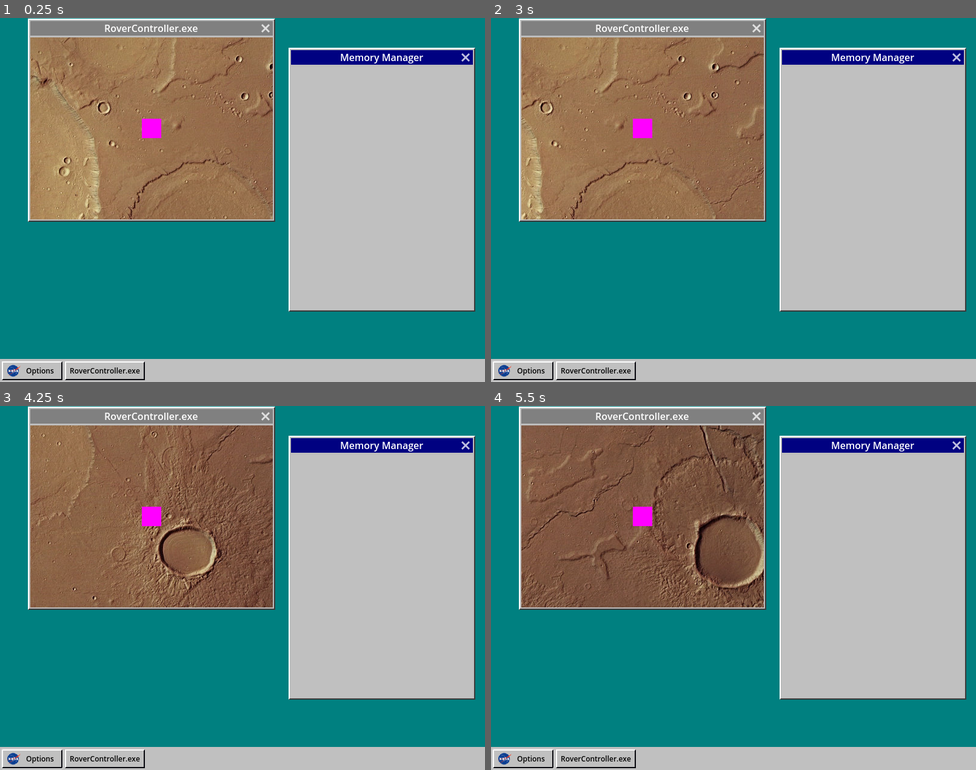
Above: before the commit, frames 1-4 (two rows, left to right).
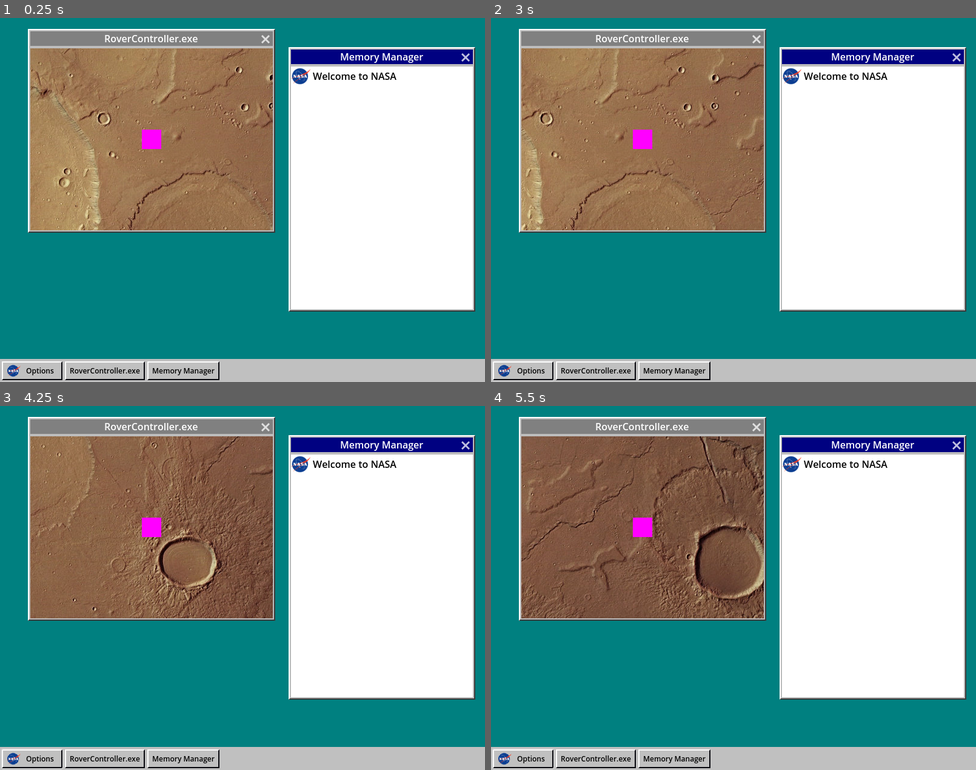
Above: after the commit, the same moments.

Repository: jerrutledge/Mars-Roverflow
Game: Godot game, scene res://scenes/Desktop.tscn
The game is run twice, just before and just after one commit, with the same random seed, the same clock (stepped at 60 frames per second) and the same inputs.
Inputs (mouse positions are in pixels of both pictures, inside the frame that each line leads up to):
- Up to frame 1 (0.25 s): no input
- Up to frame 2 (3 s): click "RoverController.exe" at 0.5 s; click (675, 371) at 1.25 s, where only the run after the commit has a clickable "Memory Manager"; click "Options" at 2 s; hold D (rover_right) from 2.78 s (still down)
- Up to frame 3 (4.25 s): release D (rover_right) at 3.53 s; hold S (rover_down) from 3.53 s (still down)
- Up to frame 4 (5.5 s): release S (rover_down) at 4.28 s; hold D (rover_right) 4.28-5.03 s; hold W (rover_up) from 5.03 s (still down)

The runs differ from the first frame. In frame 1, 34% of the frame differs, in the area x 5-98%, y 0-100%; in frame 2, 34%; in frame 3, 36%; in frame 4, 36%.

Commit message:
Add memory manager scene

Diff:
--- a/resources/theme.tres
+++ b/resources/theme.tres
@@ -24,7 +24,7 @@
 Window/constants/close_h_offset = 20
 Window/constants/close_v_offset = 23
 Window/constants/resize_margin = 4
-Window/constants/title_height = 32
+Window/constants/title_height = 33
 Window/font_sizes/title_font_size = 16
 Window/styles/embedded_border = ExtResource("2_g2pud")
 Window/styles/embedded_unfocused_border = ExtResource("3_a3yvm")
--- a/resources/window_focused_box_texture.tres
+++ b/resources/window_focused_box_texture.tres
@@ -1,14 +1,14 @@
 [gd_resource type="StyleBoxTexture" load_steps=2 format=3 uid="uid://bjucq5pd47bal"]
 
-[ext_resource type="Texture2D" uid="uid://dx1rodqmv5cuy" path="res://assets/windows95_window_focused.png" id="1_iiu5n"]
+[ext_resource type="Texture2D" uid="uid://dx1rodqmv5cuy" path="res://assets/windows95_window_focused.png" id="1_mbl0q"]
 
 [resource]
-texture = ExtResource("1_iiu5n")
+texture = ExtResource("1_mbl0q")
 texture_margin_left = 5.0
-texture_margin_top = 31.0
+texture_margin_top = 32.0
 texture_margin_right = 5.0
 texture_margin_bottom = 4.0
 expand_margin_left = 4.0
-expand_margin_top = 31.0
+expand_margin_top = 32.0
 expand_margin_right = 4.0
 expand_margin_bottom = 4.0
--- a/resources/window_unfocused_box_texture.tres
+++ b/resources/window_unfocused_box_texture.tres
@@ -1,14 +1,14 @@
 [gd_resource type="StyleBoxTexture" load_steps=2 format=3 uid="uid://b0a0dcd2pwn56"]
 
-[ext_resource type="Texture2D" uid="uid://catgygolvux34" path="res://assets/windows95_window_unfocused.png" id="1_t04s8"]
+[ext_resource type="Texture2D" uid="uid://catgygolvux34" path="res://assets/windows95_window_unfocused.png" id="1_g658w"]
 
 [resource]
-texture = ExtResource("1_t04s8")
+texture = ExtResource("1_g658w")
 texture_margin_left = 5.0
-texture_margin_top = 31.0
+texture_margin_top = 32.0
 texture_margin_right = 5.0
 texture_margin_bottom = 4.0
 expand_margin_left = 4.0
-expand_margin_top = 31.0
+expand_margin_top = 32.0
 expand_margin_right = 4.0
 expand_margin_bottom = 4.0
--- a/scenes/Desktop.tscn
+++ b/scenes/Desktop.tscn
@@ -1,7 +1,8 @@
-[gd_scene load_steps=4 format=3 uid="uid://cyhp0qnfe08rs"]
+[gd_scene load_steps=5 format=3 uid="uid://cyhp0qnfe08rs"]
 
 [ext_resource type="PackedScene" uid="uid://db87imsybado5" path="res://scenes/Mars.tscn" id="1_prma1"]
 [ext_resource type="Theme" uid="uid://dpktb2f2xymkh" path="res://resources/theme.tres" id="1_xlljx"]
+[ext_resource type="PackedScene" uid="uid://bnundixphma7d" path="res://scenes/MemoryManager.tscn" id="3_hlkov"]
 [ext_resource type="Texture2D" uid="uid://qc5k8aodpp2u" path="res://assets/nasa_logo_icon_170926.png" id="3_qhokj"]
 
 [node name="Desktop" type="Control"]
@@ -15,7 +16,7 @@
 
 [node name="RoverControllerWindow" type="Window" parent="."]
 title = "RoverController.exe"
-position = Vector2i(50, 32)
+position = Vector2i(50, 50)
 size = Vector2i(400, 300)
 
 [node name="Mars" parent="RoverControllerWindow" instance=ExtResource("1_prma1")]
@@ -25,12 +26,7 @@
 position = Vector2i(480, 80)
 size = Vector2i(300, 400)
 
-[node name="Base" type="Panel" parent="MemoryManager"]
-anchors_preset = 15
-anchor_right = 1.0
-anchor_bottom = 1.0
-grow_horizontal = 2
-grow_vertical = 2
+[node name="MemoryManagerBase" parent="MemoryManager" instance=ExtResource("3_hlkov")]
 
 [node name="Taskbar" type="Panel" parent="."]
 custom_minimum_size = Vector2(0, 38)
@@ -61,6 +57,10 @@
 icon = ExtResource("3_qhokj")
 expand_icon = true
 
-[node name="Button" type="Button" parent="Taskbar/HBoxContainer"]
+[node name="RoverControllerButton" type="Button" parent="Taskbar/HBoxContainer"]
 layout_mode = 2
 text = "RoverController.exe"
+
+[node name="MemoryManagerButton" type="Button" parent="Taskbar/HBoxContainer"]
+layout_mode = 2
+text = "Memory Manager"
--- /dev/null
+++ b/scenes/MemoryManager.tscn
@@ -0,0 +1,36 @@
+[gd_scene load_steps=4 format=3 uid="uid://bnundixphma7d"]
+
+[ext_resource type="Theme" uid="uid://dpktb2f2xymkh" path="res://resources/theme.tres" id="1_0jkox"]
+[ext_resource type="Texture2D" uid="uid://qc5k8aodpp2u" path="res://assets/nasa_logo_icon_170926.png" id="2_ip2xc"]
+
+[sub_resource type="StyleBoxFlat" id="StyleBoxFlat_x32xj"]
+bg_color = Color(1, 1, 1, 1)
+
+[node name="MemoryManagerBase" type="Panel"]
+anchors_preset = 15
+anchor_right = 1.0
+anchor_bottom = 1.0
+grow_horizontal = 2
+grow_vertical = 2
+theme = ExtResource("1_0jkox")
+theme_override_styles/panel = SubResource("StyleBoxFlat_x32xj")
+
+[node name="VBoxContainer" type="VBoxContainer" parent="."]
+layout_mode = 1
+anchors_preset = 15
+anchor_right = 1.0
+anchor_bottom = 1.0
+grow_horizontal = 2
+grow_vertical = 2
+
+[node name="MemItem" type="HBoxContainer" parent="VBoxContainer"]
+layout_mode = 2
+
+[node name="TextureRect" type="TextureRect" parent="VBoxContainer/MemItem"]
+layout_mode = 2
+texture = ExtResource("2_ip2xc")
+
+[node name="Label" type="Label" parent="VBoxContainer/MemItem"]
+layout_mode = 2
+theme_override_colors/font_color = Color(0, 0, 0, 1)
+text = "Welcome to NASA"
